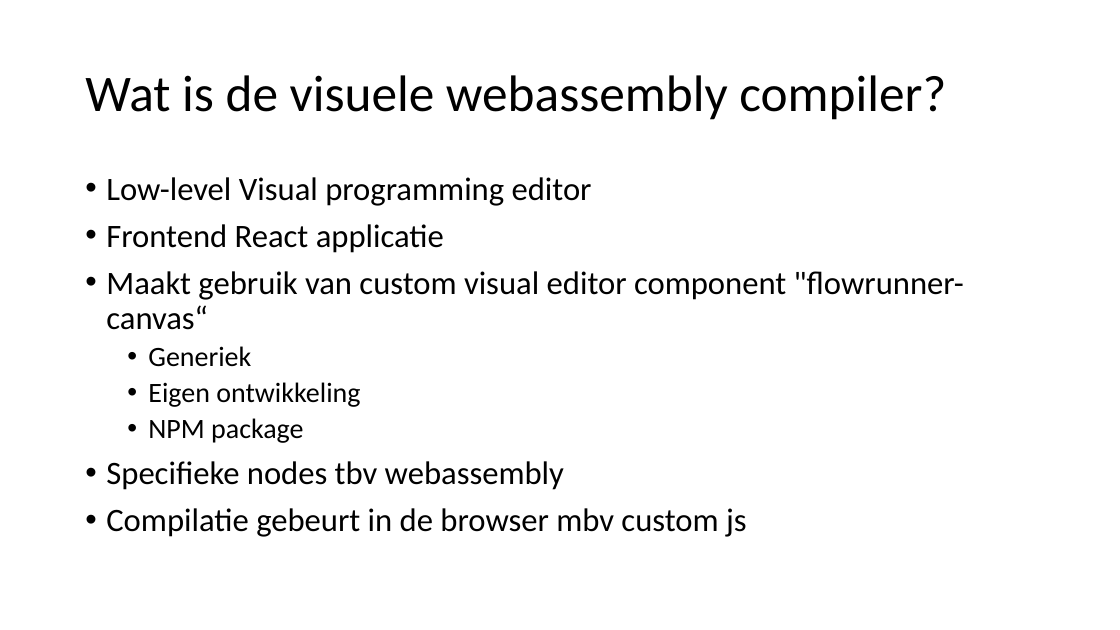
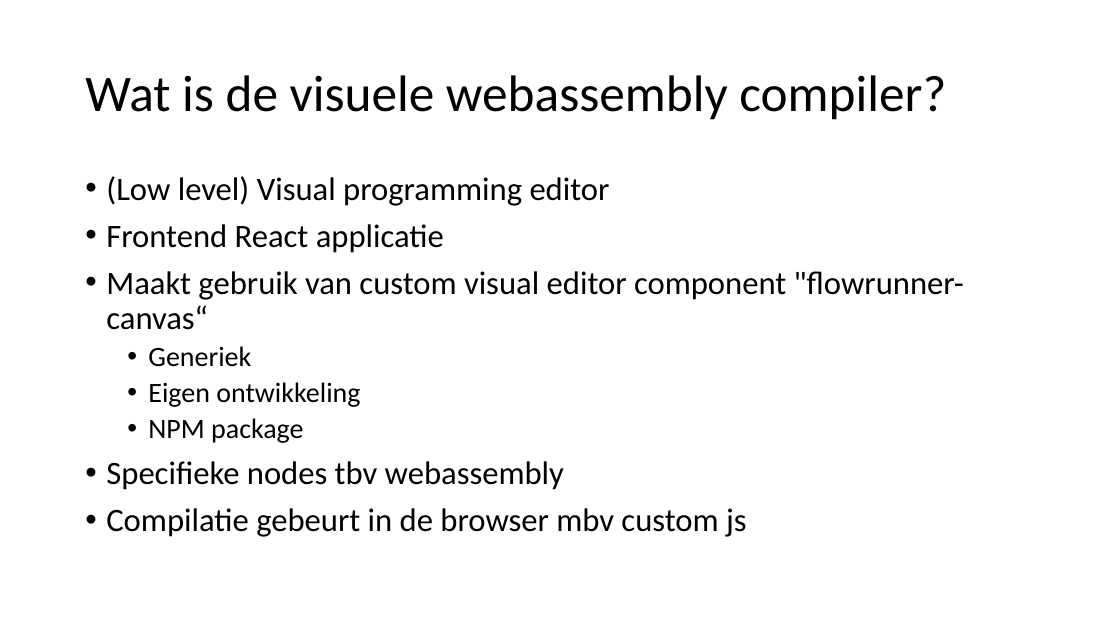
Before and after one commit to devhelpr/dotnedsaturday, a slide deck: slide 16 of powerpoint/DotNedSaturday-Visual Webassembly compiler.pptx (slide 15 before the commit). Drawn at 1120x630 pixels with LibreOffice and Linux fonts; fonts in the diff are those of the drawing. Boxes give left, top, right and bottom in pixels: in the first picture for what was removed or moved away, otherwise in the second. Text is boxed around its words. In the diff, an @@ line names an element or a change of style, - is before the commit and + after.

```diff
--- a/powerpoint/DotNedSaturday-Visual Webassembly compiler.pptx
+++ b/powerpoint/DotNedSaturday-Visual Webassembly compiler.pptx
@@ text at (106, 176, 610, 206): text changed @@
-• Low-level Visual programming editor
+• (Low level) Visual programming editor
```
Also in this commit, not shown: 5 other slides changed, 1 slide added.
